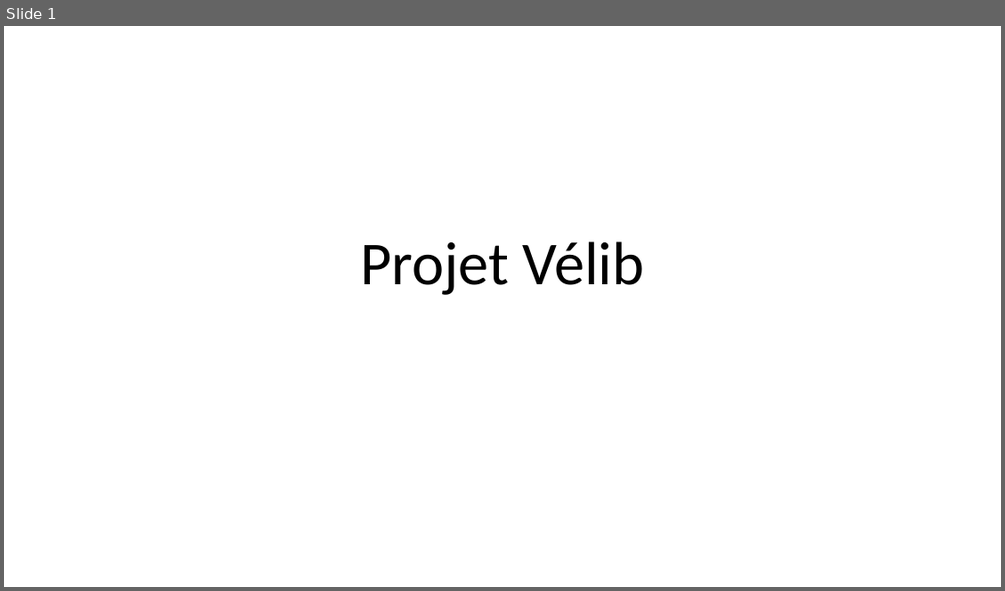
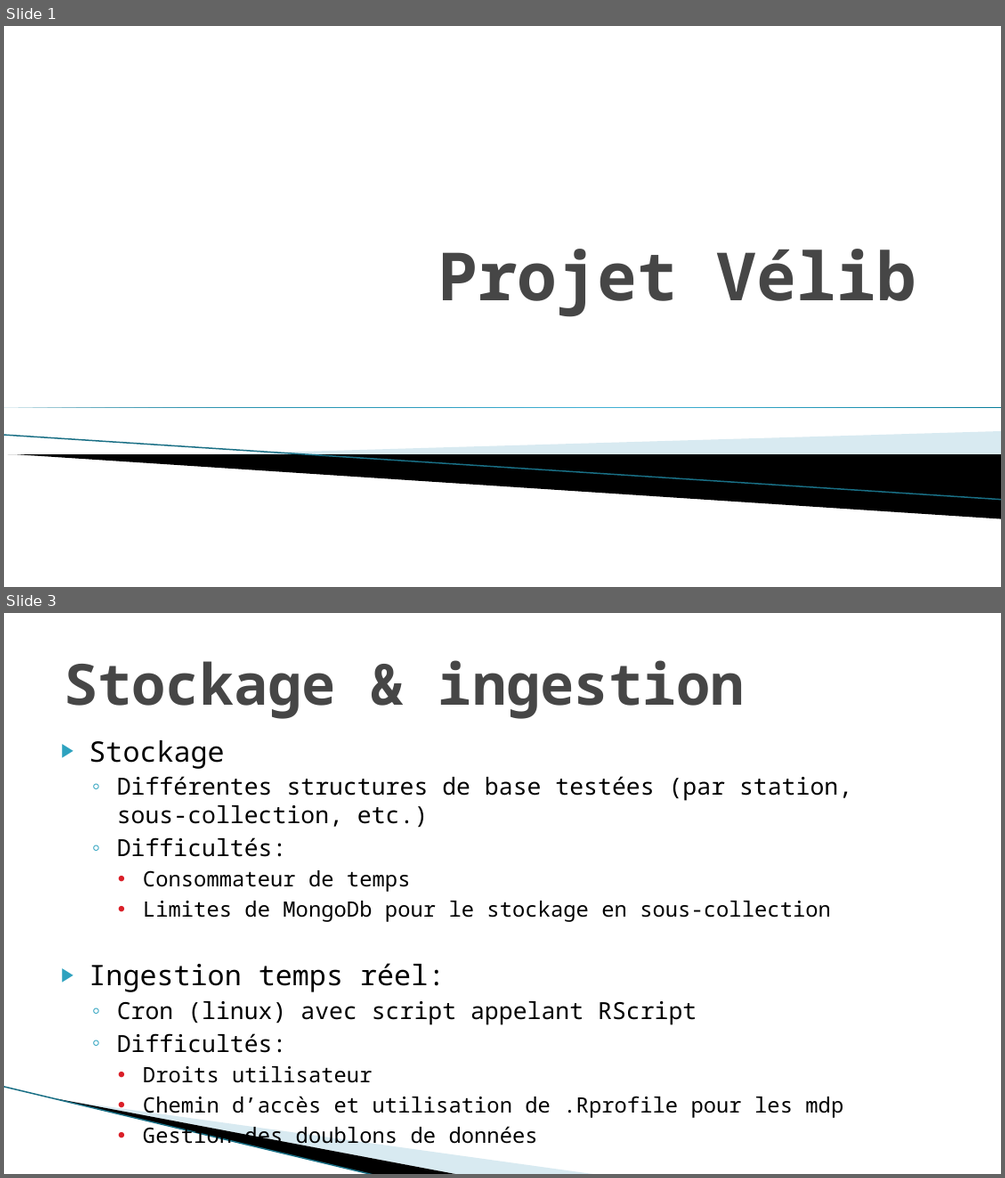
Before and after one commit to DianeBeldame/AppVelib, a slide deck: Presentation v0.1.pptx. Shown one above the other, each under a label of ours: slide 1 before the commit, slides 1 and 3 after it; the slides between them are not shown. The pictures are 1005x591 and 1005x1178 pixels, drawn with LibreOffice and Linux fonts; fonts in the diff are those of the drawing; background and template pictures are left out. Boxes give left, top, right and bottom in pixels: in the first picture for what was removed or moved away, otherwise in the second. Text is boxed around its words. In the diff, an @@ line names an element or a change of style, - is before the commit and + after.

Commit message:
Mise a jour du ppt avec des slides archi, outil, météo

```diff
--- a/Presentation v0.1.pptx
+++ b/Presentation v0.1.pptx
@@ slide 3 added at bbox=[4, 613, 1001, 1174], background #FFFFFF @@
@@ title added at bbox=[64, 660, 744, 719], 41 pt, text #464646, bold @@
+Stockage & ingestion
@@ text added at bbox=[89, 740, 852, 1118], 15.3 pt, text #000000 @@
+▶ Stockage
+  ◦ Différentes structures de base testées (par station, sous-collection, etc.)
+  ◦ Difficultés:
+    • Consommateur de temps
+    • Limites de MongoDb pour le stockage en sous-collection
+▶ Ingestion temps réel:
+  ◦ Cron (linux) avec script appelant RScript
+  ◦ Difficultés:
+    • Droits utilisateur
+    • Chemin d’accès et utilisation de .Rprofile pour les mdp
+    • Gestion des doublons de données
@@ line added from (4, 1086) to (374, 1174), #97C5D8 0.95 pt @@
@@ freeform shape added at bbox=[57, 1098, 460, 1174], fill #000000 @@
@@ freeform shape added at bbox=[59, 1100, 597, 1174], fill #A0CBDC at 40% opacity @@
@@ slide 1 changed as well @@
@@ title "Projet Vélib": place and size @@
-title "Projet Vélib" at bbox=[360, 241, 645, 295]
+title "Projet Vélib" at bbox=[437, 248, 916, 317]
@@ title "Projet Vélib" at bbox=[437, 248, 916, 317]: size 44 to 48 pt, font Calibri to Noto Sans Mono, text colour #000000 to #464646, bold on; alignment centre to right; vertical alignment middle to bottom @@
@@ right triangle added at bbox=[4, 408, 1001, 408], fill gradient #007896 to #4CBBDF @@
@@ line added from (4, 435) to (1001, 499), #97C5D8 0.95 pt @@
@@ freeform shape added at bbox=[188, 431, 1001, 471], fill #A0CBDC at 40% opacity @@
@@ freeform shape added at bbox=[8, 455, 1001, 519], fill #000000 @@
```
Also in this commit, not shown: 7 other slides changed, 3 other slides added.
